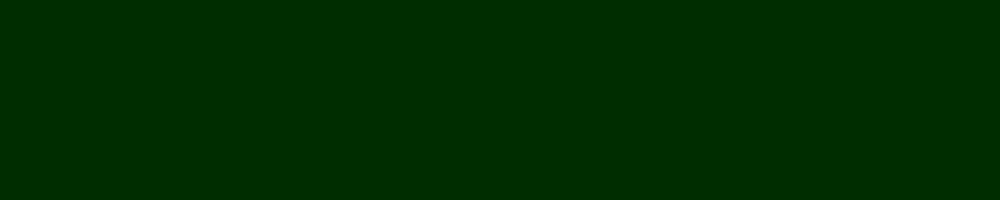
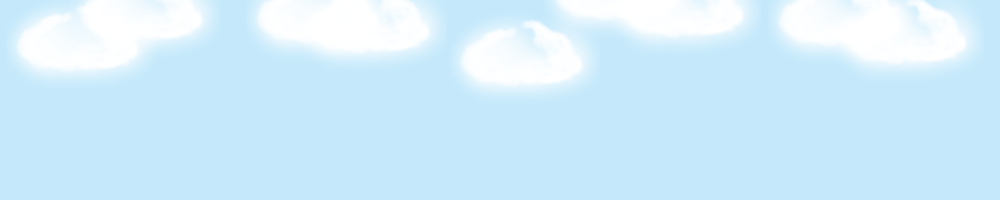
Layer changes from the first 1000 x 200 image to the second:
added layer "cloud-1.xcf copy #8" above "cloud-1.xcf copy #7" over box(246, 0, 396, 62)
added layer "cloud-1.xcf copy #7" above "cloud-1.xcf copy #6" over box(768, 0, 918, 65)
added layer "cloud-1.xcf copy #6" above "cloud-1.xcf copy #5" over box(834, 0, 984, 83)
added layer "cloud-1.xcf copy #5" above "cloud-1.xcf copy #4" over box(611, 0, 761, 56)
added layer "cloud-1.xcf copy #4" above "cloud-1.xcf copy #3" over box(450, 5, 600, 105)
added layer "cloud-1.xcf copy #3" above "cloud-1.xcf copy #2" over box(544, 0, 694, 39)
added layer "cloud-1.xcf copy #2" above "cloud-1.xcf copy #1" over box(297, 0, 447, 72)
added layer "cloud-1.xcf copy #1" above "cloud-1.xcf" over box(70, 0, 220, 60)
added layer "cloud-1.xcf" above "background-0.png" over box(6, 0, 156, 90)
renamed "Background" to "background-0.png", painted on it over box(0, 0, 1000, 200)
